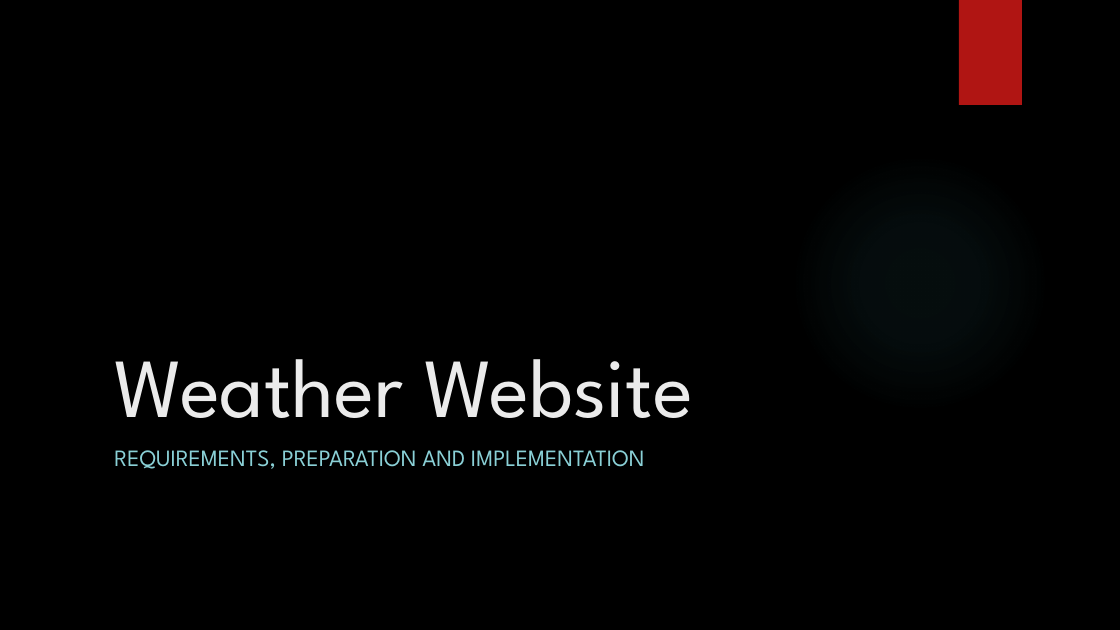
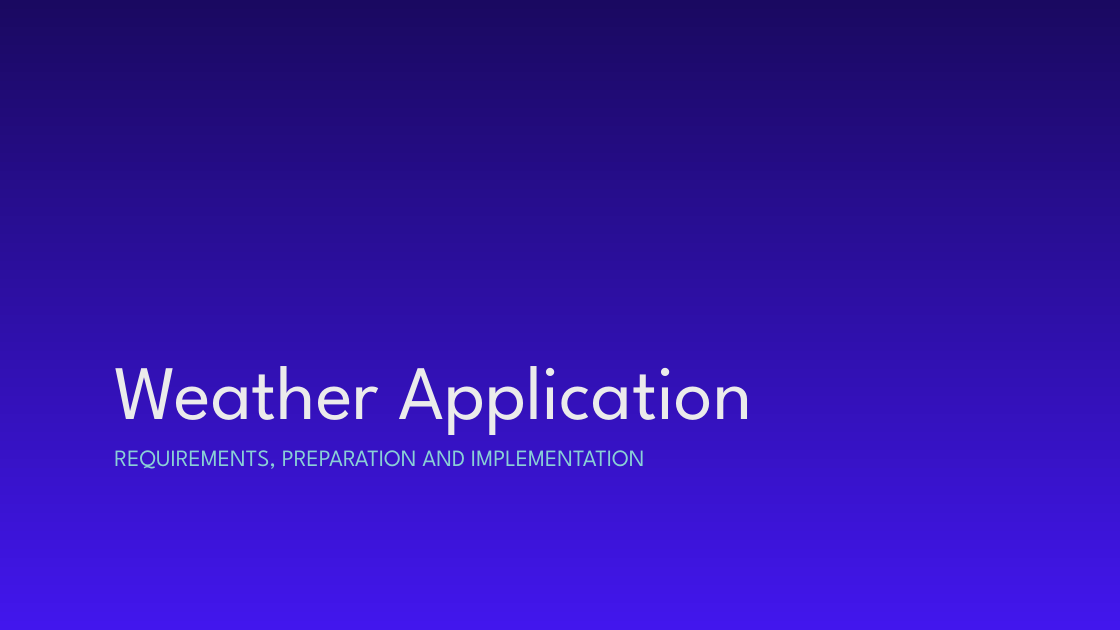
Before and after one commit to KhaledMhmd/Weather-Application, a slide deck: slide 1 of Presentation/Weather Website.pptm. Drawn at 1120x630 pixels with LibreOffice and Linux fonts; fonts in the diff are those of the drawing; background and template pictures are left out. Boxes give left, top, right and bottom in pixels: in the first picture for what was removed or moved away, otherwise in the second. Text is boxed around its words. In the diff, an @@ line names an element or a change of style, - is before the commit and + after.

Commit message:
finishing up on the website application

```diff
--- a/Presentation/Weather Website.pptm
+++ b/Presentation/Weather Website.pptm
@@ background picture (left out) to gradient #1A0961 to #4216ED @@
@@ rectangle removed at (959, 0, 1022, 105) @@
@@ ellipse removed at (791, 154, 1049, 413) @@
@@ title at (114, 366, 752, 435): text changed; size 72 to 66 pt @@
-Weather Website
+Weather Application
```
Also in this commit, not shown: 4 other slides changed, 6 slides added, 1 slide removed, 21 other files.
